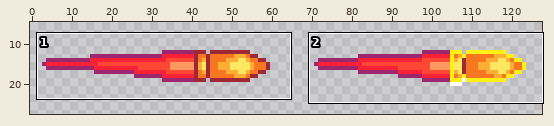
Edited in one commit: sprite sheet (server/client/assets/sprites/bigBullet.png). The picture above shows the old version from afar; the outline marks the close-up.
Close-up. Before the commit:
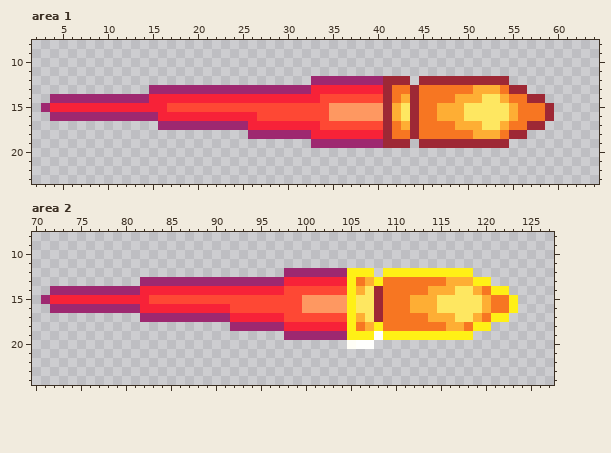
The file is 128x32 pixels. Colours within 5 levels of each other are drawn and written as one. Shown: area 1: x 2..64, y 8..23; area 2: x 70..127, y 8..24. The wide view leaves out empty margins.
Now the later version:
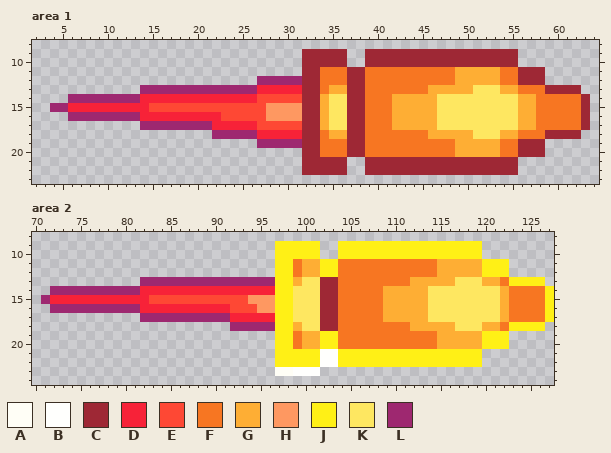
Palette (. is transparent): A #fffef6  B #fffffd  C #9e2835  D #f72238  E #fe4834  F #f77622  G #feae34  H #fe9861  J #fff016  K #fee761  L #9e2870
Log entry: bigger ultimate bullet
Edits made:
Changed rows in their new state; - is an unchanged pixel.
Area 1:
first column x 3:
 9 -----------------------------CCCCC--CCCCCCCCCCCCCCCCC--------
10 -----------------------------CCCCC--CCCCCCCCCCCCCCCCC--------
11 -----------------------------CCFFFCCFFFFFFFFFFGGGGGFFCCC-----
12 ------------------------LLLLLCCFFFCCFFFFFFFFFFGGGGGFFCCC-----
13 -----------L------------DDDDDCCFGGCCFFF--F-GGGGGKKKGGFFFCCCC-
14 -..--------D------------EEEEECCGKKCCFFFG-GGGKKKKK--KKGGFFFFFC
15 .LL---------EE-----------HHHHCCGKKCCFFF-GGGGKKK-----KGG-FFFFC
16 -..--------DD-------EEEE-HHHHCCGKKCCFFF-GGGGKKK-----KGG-FFFFC
17 -----------LL------DDDD-EEEEECCGKKCCFFFG-GGGKKKKK--KKGGFFFFFC
18 -------------------LLLL-DDDDDCCFGGCCFFF--F-GGGGGKKKGGFFFCCCC-
19 ------------------------LLLLLCCFFFCCFFFFFFFFFFGGGGGFFCCC-----
20 -----------------------------CCFFFCCFFFFFFFFFFGGGGGFFCCC-----
21 -----------------------------CCCCC--CCCCCCCCCCCCCCCCC--------
22 -----------------------------CCCCC--CCCCCCCCCCCCCCCCC--------
Area 2:
first column x 94:
 9 ---JJJJJ--JJJJJJJJJJJJJJJJ--------
10 ---JJJJJ--JJJJJJJJJJJJJJJJ--------
11 ---JJFGGJJFFFFFFFFFFFGGGGGJJJ-----
12 ---JJFGGJJFFFFFFFFFFFGGGGGJJJ-----
13 ---JJGKKCCFF-FF---GGGG-KKKGGFJJJJ-
14 ---JJKKKCCFFFFFGGGGGKKK--KKKGFFFFJ
15 HHHJJKKKCCFFFFFGGG--K-----KKGFFFFJ
16 -HHJJKKKCCFFFFFGGG--K-----KKGFFFFJ
17 ---JJKKKCCFFFFFGGGGGKKK--KKKGFFFFJ
18 ---JJGKKCCFF-FF---GGGG-KKKGGFJJJJ-
19 ---JJFGGJJFFFFFFFFFFFGGGGGJJJ-----
20 ---JJFGGJJFFFFFFFFFFFGGGGGJJJ-----
21 ---JJJJJBBJJJJJJJJJJJJJJJJ--------
22 ---JJJJJBBJJJJJJJJJJJJJJJJ--------
23 ---AABBB--------------------------
